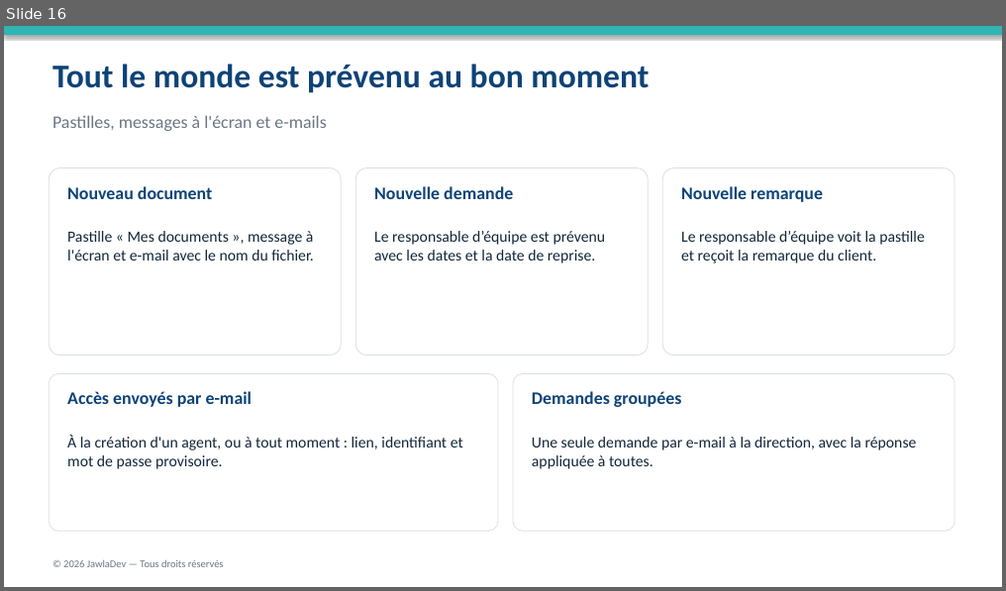
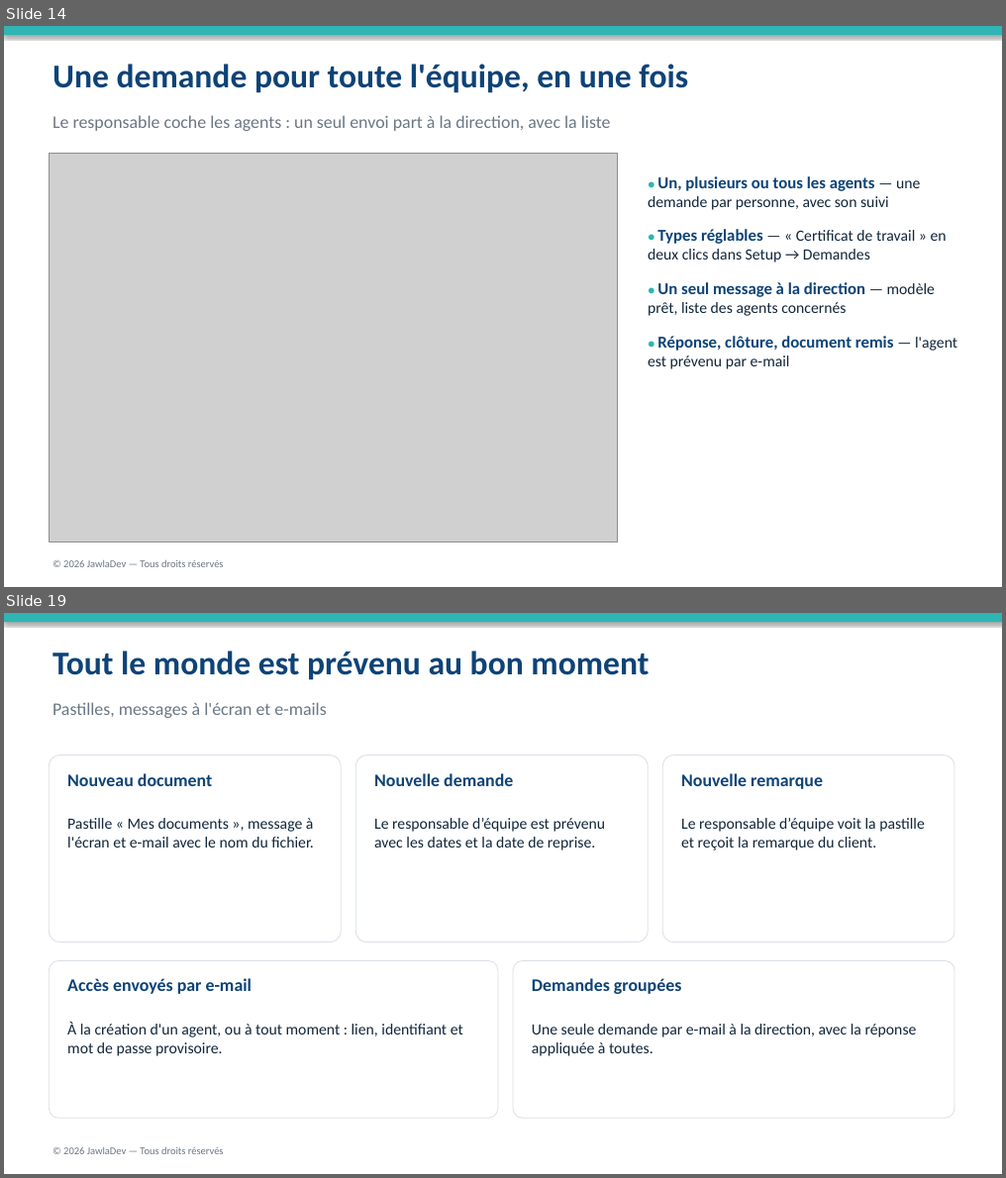
Before and after one commit to rayanem-dev/JawlaDev, a slide deck: assets/docs/Sijil-Presentation.pptx. Shown one above the other, each under a label of ours: slide 16 before the commit, slides 14 and 19 after it; the slides between them are not shown. The pictures are 1006x591 and 1006x1178 pixels, drawn with LibreOffice and Linux fonts; fonts in the diff are those of the drawing; grey boxes stand for pictures. Boxes give left, top, right and bottom in pixels: in the first picture for what was removed or moved away, otherwise in the second. Text is boxed around its words. In the diff, an @@ line names an element or a change of style, - is before the commit and + after.

```diff
--- a/assets/docs/Sijil-Presentation.pptx
+++ b/assets/docs/Sijil-Presentation.pptx
@@ slide 14 added at [4, 26, 1002, 587], background #FFFFFF @@
@@ rectangle added at [4, 26, 1002, 35], fill #2FB5B4 @@
@@ text added at [53, 64, 688, 93], 32 pt, text #0E4377, bold @@
+Une demande pour toute l'équipe, en une fois
@@ text added at [53, 115, 611, 131], 17 pt, text #6B7785 @@
+Le responsable coche les agents : un seul envoi part à la direction, avec la liste
@@ picture added at [49, 154, 618, 543] @@
@@ text added at [648, 176, 957, 370], 15 pt, text #12263A @@
+● Un, plusieurs ou tous les agents — une demande par personne, avec son suivi
+● Types réglables — « Certificat de travail » en deux clics dans Setup → Demandes
+● Un seul message à la direction — modèle prêt, liste des agents concernés
+● Réponse, clôture, document remis — l'agent est prévenu par e-mail
@@ text added at [63, 561, 224, 568], 10 pt, text #6B7785 @@
+© 2026 JawlaDev — Tous droits réservés
@@ what was slide 16 is now slide 19 @@
```
Also in this commit, not shown: 11 slides changed, 2 other slides added, 11 other files.
